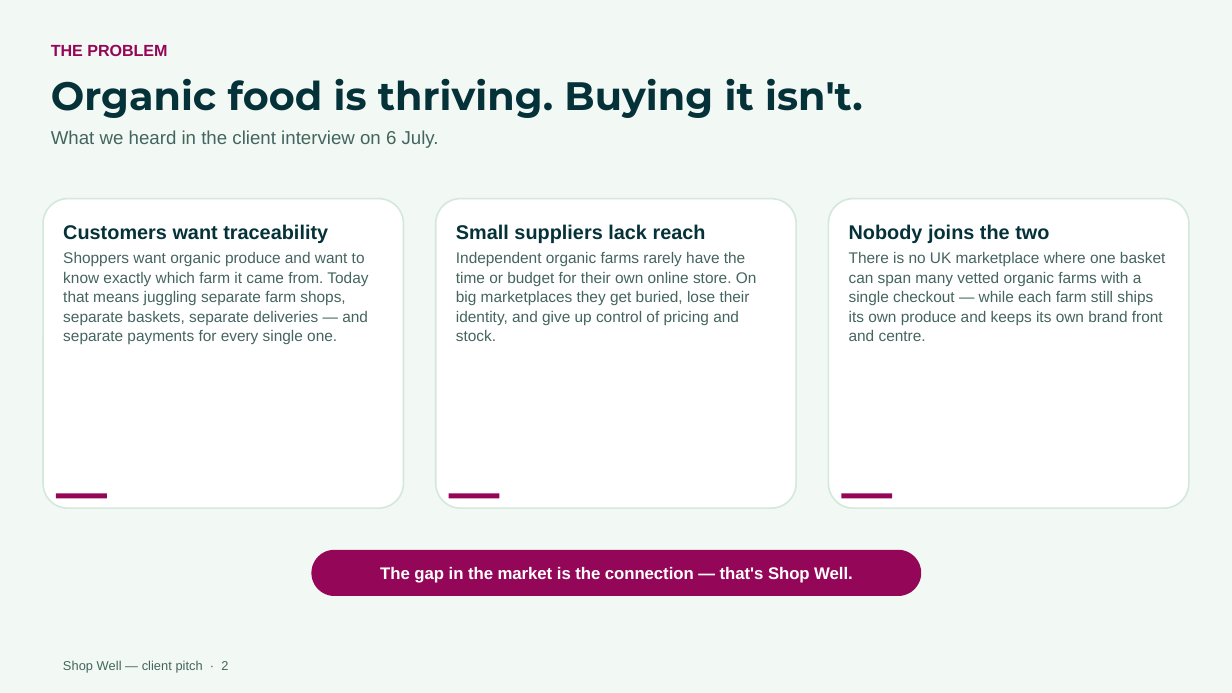
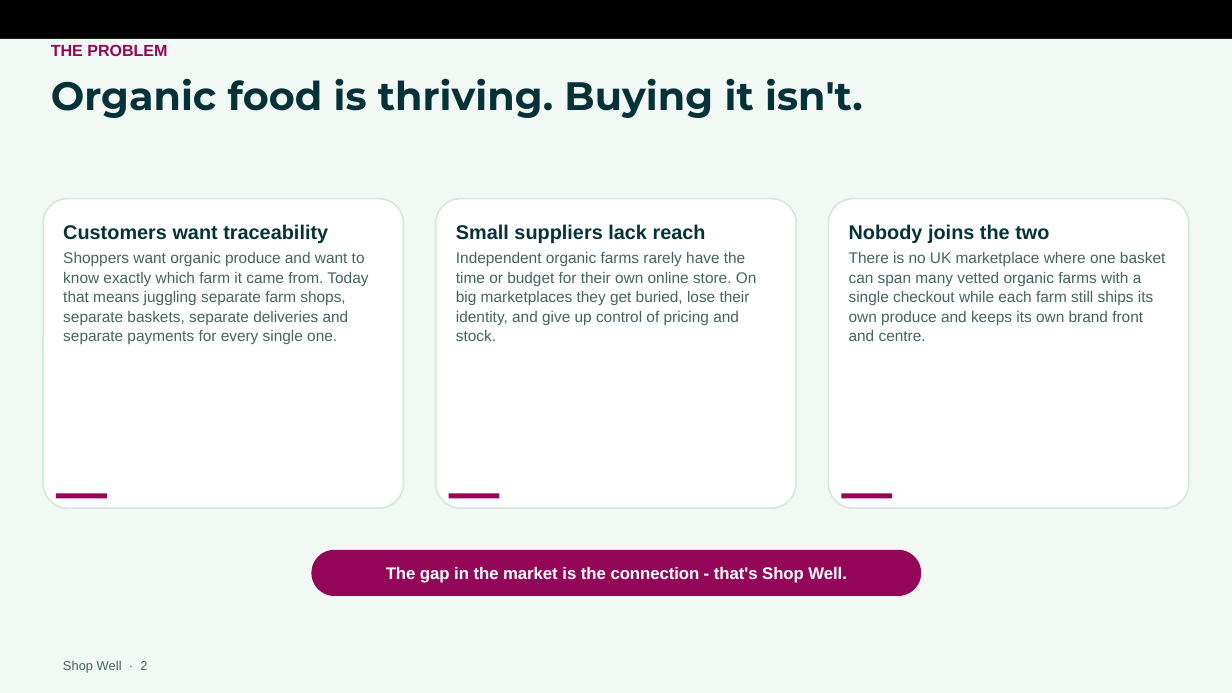
Before and after one commit to George-Pulickan/shopwell, a slide deck: slide 2 of pitch/ShopWell-Pitch.pptx. Drawn at 1232x693 pixels with LibreOffice and Linux fonts; fonts in the diff are those of the drawing. Boxes give left, top, right and bottom in pixels: in the first picture for what was removed or moved away, otherwise in the second. Text is boxed around its words. In the diff, an @@ line names an element or a change of style, - is before the commit and + after.

```diff
--- a/pitch/ShopWell-Pitch.pptx
+++ b/pitch/ShopWell-Pitch.pptx
@@ rectangle: place and size @@
-rectangle at <box>0,0,1232,692</box>
+rectangle at <box>0,39,1232,693</box>
@@ text at <box>51,130,439,148</box>: paragraph removed @@
-What we heard in the client interview on 6 July.
@@ text in rounded rectangle at <box>63,252,368,344</box>: text changed @@
-Shoppers want organic produce and want to know exactly which farm it came from. Today that means juggling separate farm shops, separate baskets, separate deliveries — and separate payments for every single one.
+Shoppers want organic produce and want to know exactly which farm it came from. Today that means juggling separate farm shops, separate baskets, separate deliveries and separate payments for every single one.
@@ text in rounded rectangle at <box>849,252,1165,341</box>: text changed @@
-There is no UK marketplace where one basket can span many vetted organic farms with a single checkout — while each farm still ships its own produce and keeps its own brand front and centre.
+There is no UK marketplace where one basket can span many vetted organic farms with a single checkout while each farm still ships its own produce and keeps its own brand front and centre.
@@ text in rounded rectangle at <box>386,567,847,583</box>: text changed @@
-The gap in the market is the connection — that's Shop Well.
+The gap in the market is the connection - that's Shop Well.
@@ text at <box>63,660,147,673</box>: text changed @@
-Shop Well — client pitch · 2
+Shop Well · 2
```
Also in this commit, not shown: 8 other slides changed, 2 slides added.
